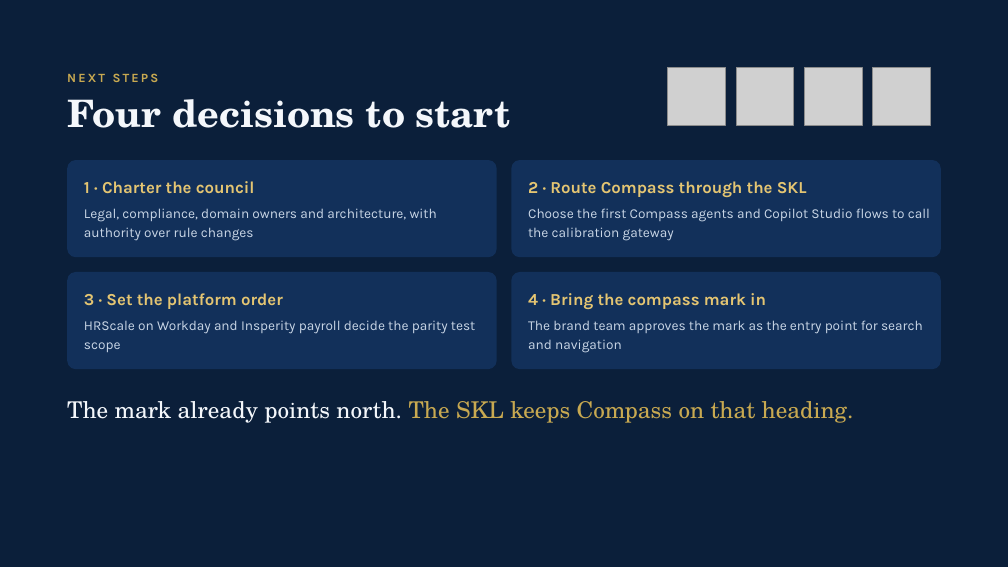
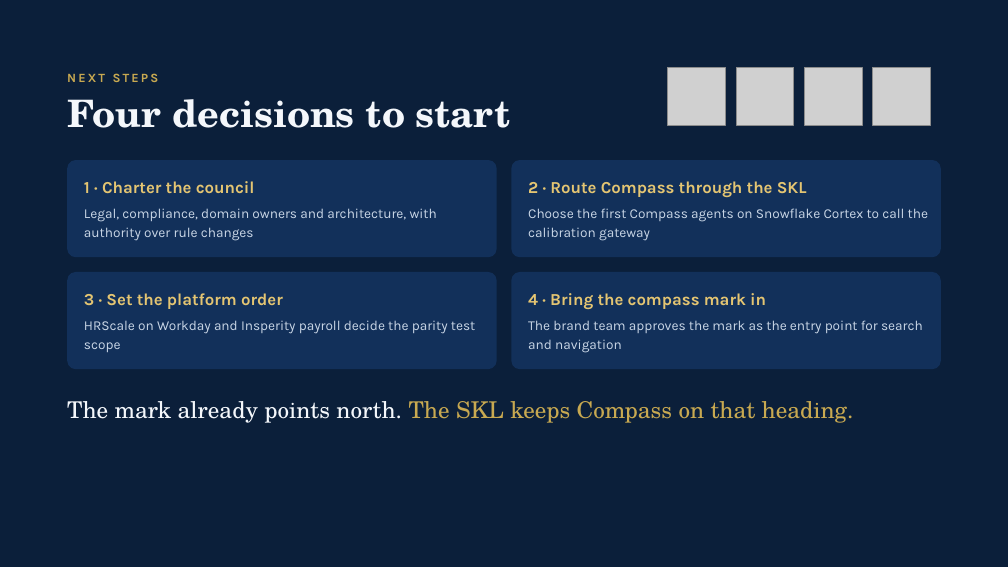
Before and after one commit to jeffw5/Digital-Twins, a slide deck: slide 20 of PEO/Semantic Architecture/Compass and the SKL.pptx. Drawn at 1008x567 pixels with LibreOffice and Linux fonts; fonts in the diff are those of the drawing; grey boxes stand for pictures. Boxes give left, top, right and bottom in pixels: in the first picture for what was removed or moved away, otherwise in the second. Text is boxed around its words. In the diff, an @@ line names an element or a change of style, - is before the commit and + after.

```diff
--- a/PEO/Semantic Architecture/Compass and the SKL.pptx
+++ b/PEO/Semantic Architecture/Compass and the SKL.pptx
@@ text at [528,208,928,241]: text changed @@
-Choose the first Compass agents and Copilot Studio flows to call the calibration gateway
+Choose the first Compass agents on Snowflake Cortex to call the calibration gateway
```
Also in this commit, not shown: 5 other slides changed, 17 other files.
